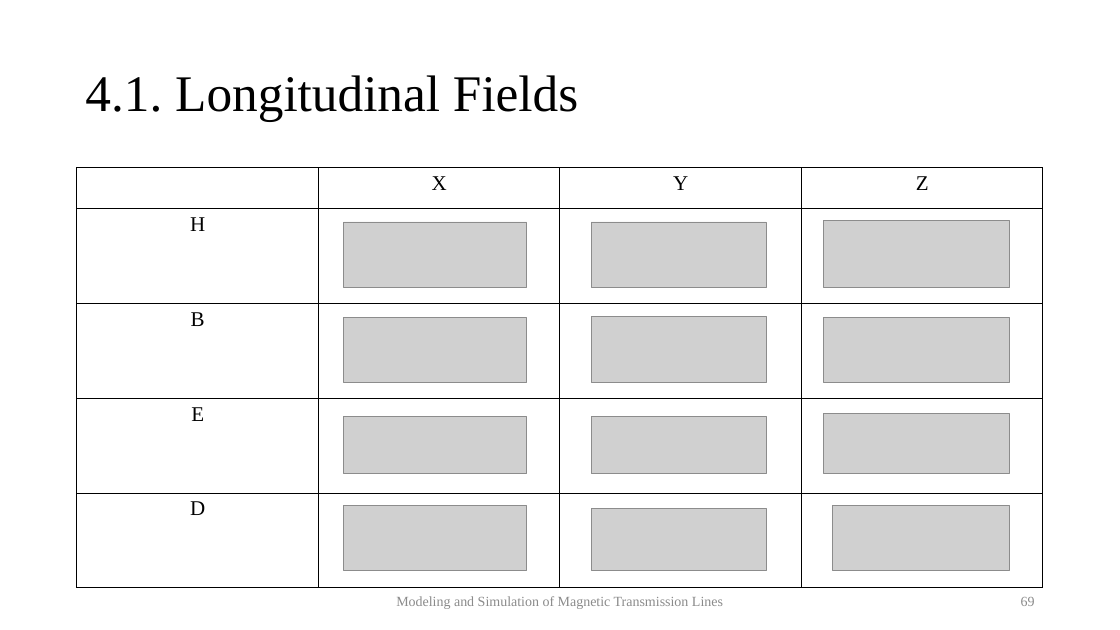
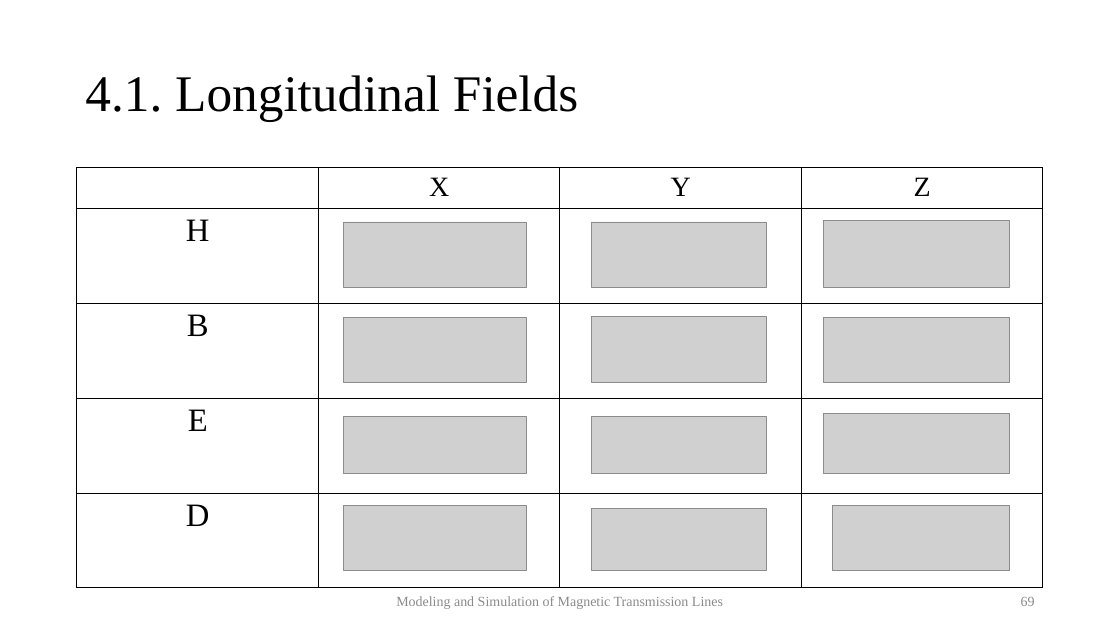
Before and after one commit to MuhammadShamaas1997/Electrical-Engineering, a slide deck: slide 69 of MS/Spring 2020/Thesis/Magnetic Transmission Lines/Thesis Final Presentation.pptx. Drawn at 1120x630 pixels with LibreOffice and Linux fonts; fonts in the diff are those of the drawing; grey boxes stand for pictures. Boxes give left, top, right and bottom in pixels: in the first picture for what was removed or moved away, otherwise in the second. Text is boxed around its words. In the diff, an @@ line names an element or a change of style, - is before the commit and + after.

```diff
--- a/MS/Spring 2020/Thesis/Magnetic Transmission Lines/Thesis Final Presentation.pptx
+++ b/MS/Spring 2020/Thesis/Magnetic Transmission Lines/Thesis Final Presentation.pptx
@@ table at bbox=[77, 168, 1045, 590] @@
@@ size 18 to 24 pt in "X", "Y", "Z" @@
@@ size 18 to 28 pt in "H", "B", "E", "D" @@
```
Also in this commit, not shown: 12 other slides changed, 1 slide added.
